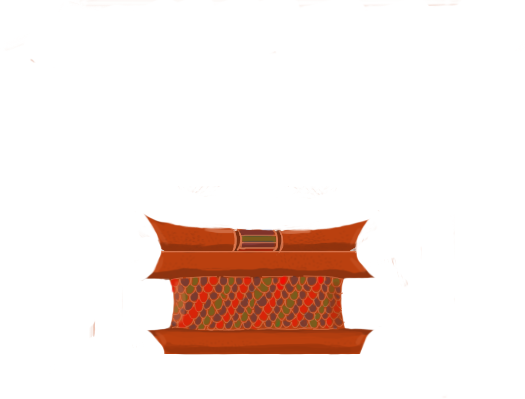
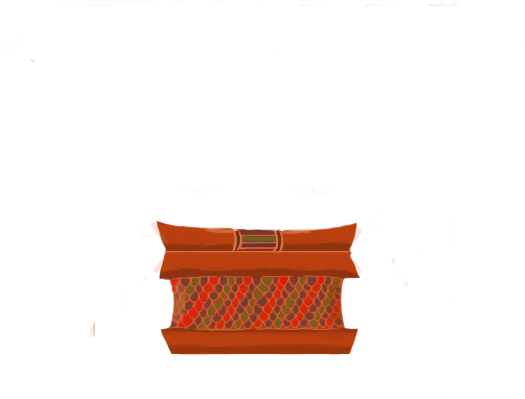
Layers edited between the first and the second 525 × 399 image:
painted on "Layer 4" over [154, 250, 367, 355]
painted on "Layer 3" over [146, 292, 375, 354]
painted on "Layer 1" over [143, 213, 376, 280]
